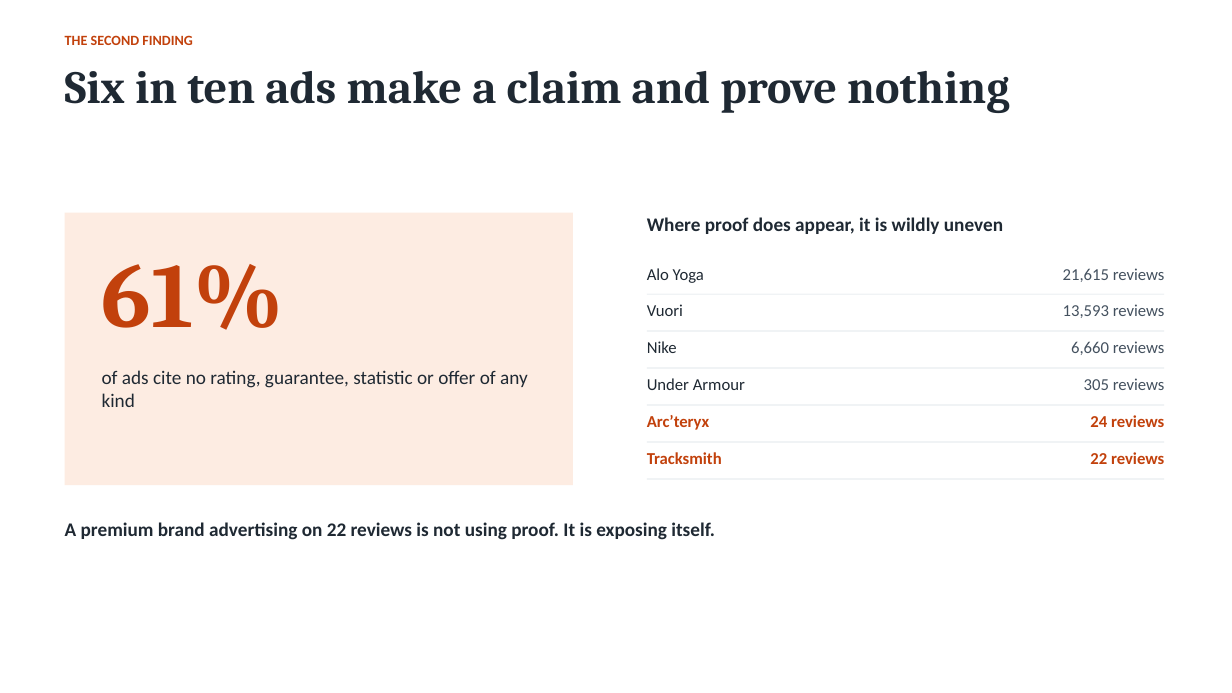
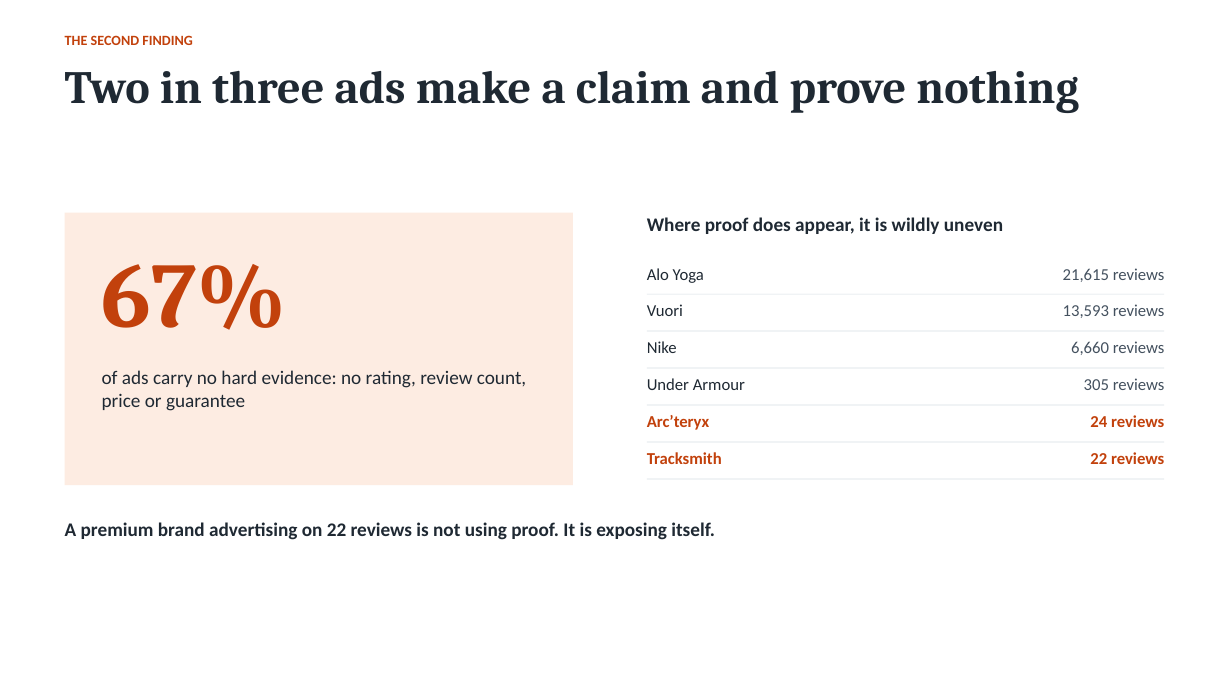
Before and after one commit to spdooley5949/Creative-Teardown-Marketing, a slide deck: slide 6 of output/Dooley_Creative_Teardown_Findings.pptx. Drawn at 1232x693 pixels with LibreOffice and Linux fonts; fonts in the diff are those of the drawing. Boxes give left, top, right and bottom in pixels: in the first picture for what was removed or moved away, otherwise in the second. Text is boxed around its words. In the diff, an @@ line names an element or a change of style, - is before the commit and + after.

```diff
--- a/output/Dooley_Creative_Teardown_Findings.pptx
+++ b/output/Dooley_Creative_Teardown_Findings.pptx
@@ text at [65, 71, 1079, 113]: text changed @@
-Six in ten ads make a claim and prove nothing
+Two in three ads make a claim and prove nothing
@@ text at [102, 264, 288, 330]: text changed @@
-61%
+67%
@@ text at [102, 370, 526, 411]: text changed @@
-of ads cite no rating, guarantee, statistic or offer of any kind
+of ads carry no hard evidence: no rating, review count, price or guarantee
```
Also in this commit, not shown: 5 other slides changed, 6 other files.
